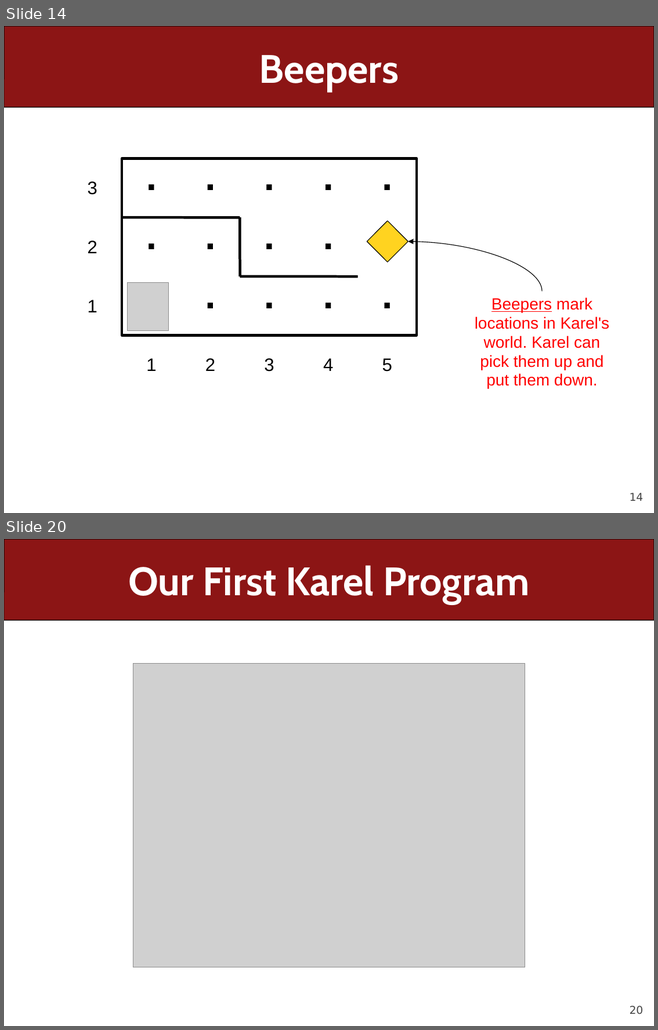
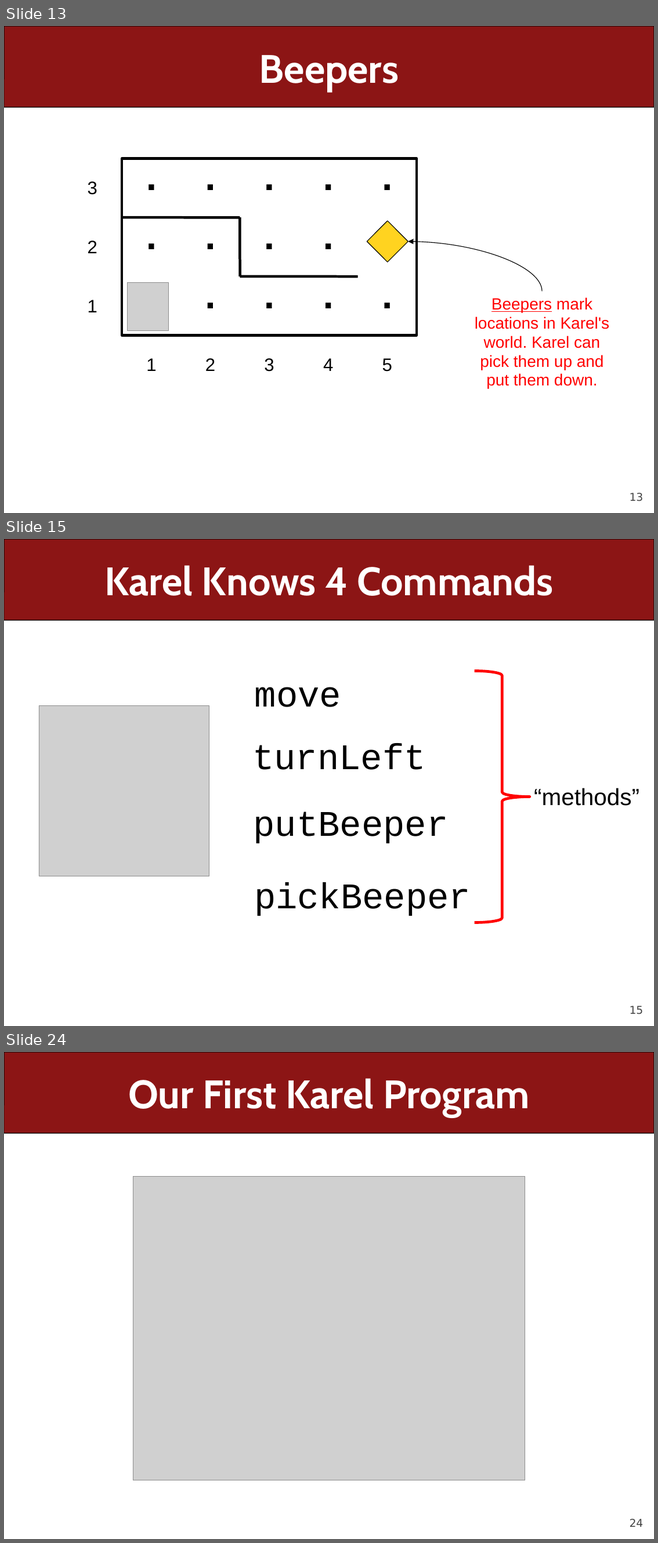
Before and after one commit to ckincaid17/cs106a-summer-2018, a slide deck: WWW/lectures/Lecture2/Lecture2.pptx. Shown one above the other, each under a label of ours: slides 14 and 20 before the commit, slides 13, 15 and 24 after it; the slides between them are not shown. The pictures are 658x1030 and 658x1543 pixels, drawn with LibreOffice and Linux fonts; fonts in the diff are those of the drawing; grey boxes stand for pictures. Boxes give left, top, right and bottom in pixels: in the first picture for what was removed or moved away, otherwise in the second. Text is boxed around its words. In the diff, an @@ line names an element or a change of style, - is before the commit and + after.

```diff
--- a/WWW/lectures/Lecture2/Lecture2.pptx
+++ b/WWW/lectures/Lecture2/Lecture2.pptx
@@ slide 15 added at [4,539,654,1026], background #FFFFFF; not listed: 2 template elements that a slide beside it also shows @@
@@ title added at [104,565,553,596], 44 pt, text #FFFFFF, bold @@
+Karel Knows 4 Commands
@@ right brace added at [474,671,529,923], outline #FF0000 3 pt @@
@@ text added at [255,687,341,707], 40 pt, text #000000 @@
+move
@@ picture added at [39,706,209,876] @@
@@ text added at [252,743,426,770], 40 pt, text #000000 @@
+turnLeft
@@ text added at [534,788,639,806], 26 pt, text #000000 @@
+“methods”
@@ text added at [253,812,448,843], 40 pt, text #000000 @@
+putBeeper
@@ text added at [254,882,470,916], 40 pt, text #000000 @@
+pickBeeper
@@ what was slide 14 is now slide 13 @@
@@ page number at [629,493,643,502]: text changed @@
-14
+13
@@ what was slide 20 is now slide 24 @@
@@ page number at [629,1519,643,1527]: text changed @@
-20
+24
```
Also in this commit, not shown: 6 slides changed, 34 other slides added, 5 slides removed, 24 other files.
